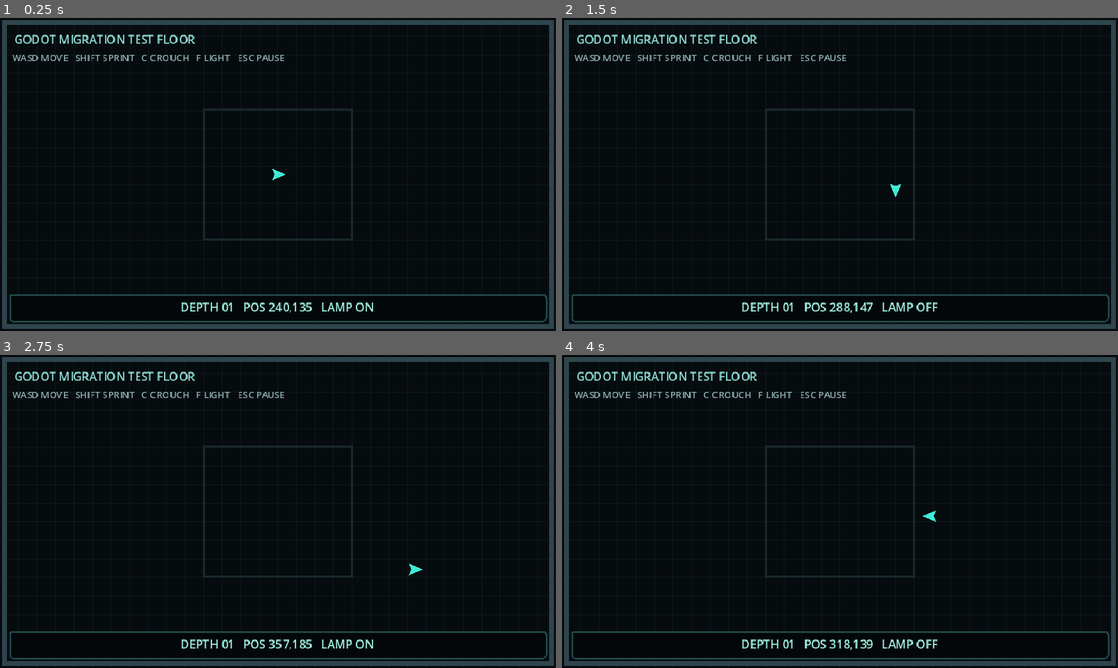
Above: before the commit, frames 1-4 (two rows, left to right).
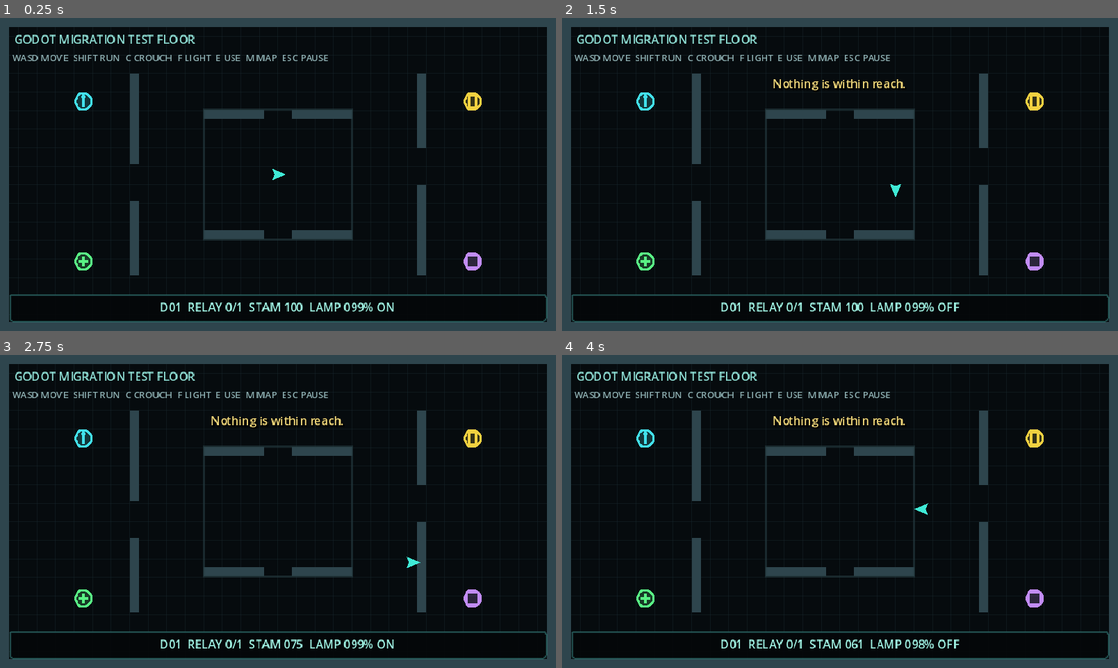
Above: after the commit, the same moments.

Repository: KyttuXD/LastRouteGodot
Game: Godot game, scene res://scenes/main.tscn
Same seed, same stepped clock (60 frames per second), same inputs: the game is played once before the commit and once after it.
Inputs:
- Up to frame 1 (0.25 s): no input
- Up to frame 2 (1.5 s): tap Enter at 0.5 s; hold D (move_right) 0.53-1.28 s; tap F (flashlight) at 0.6 s; tap E (interact) at 0.8, 1.35 s; hold S (move_down) from 1.28 s (still down)
- Up to frame 3 (2.75 s): tap Shift (sprint) at 1.55 s; release S (move_down) at 2.03 s; hold D (move_right) from 2.03 s (still down); hold Shift (sprint) from 2.03 s (still down); tap F (flashlight) at 2.3 s
- Up to frame 4 (4 s): release D (move_right) at 2.78 s; release Shift (sprint) at 2.78 s; hold W (move_up) 2.78-3.53 s; tap C (crouch) at 2.85 s; tap E (interact) at 3.05 s; hold A (move_left) from 3.53 s (still down); hold Shift (sprint) from 3.53 s (still down); tap F (flashlight) at 3.6 s

The runs differ from the first frame. In frame 1, 9.0% of the frame differs, in the area x 0-100%, y 0-100%; in frame 2, 9.3%; in frame 3, 9.3%; in frame 4, 9.4%.

Commit message:
Build first playable Last Route slice

Diff:
--- a/scenes/main.tscn
+++ b/scenes/main.tscn
@@ -1,8 +1,9 @@
-[gd_scene load_steps=6 format=3]
+[gd_scene load_steps=7 format=3]
 
 [ext_resource type="Script" path="res://src/main.gd" id="1_main"]
 [ext_resource type="Script" path="res://src/game/facility_preview.gd" id="2_facility"]
 [ext_resource type="Script" path="res://src/game/player_controller.gd" id="3_player"]
+[ext_resource type="Script" path="res://src/game/interactable.gd" id="4_interactable"]
 
 [sub_resource type="RectangleShape2D" id="RectangleShape2D_player"]
 size = Vector2(8, 8)
@@ -44,6 +45,33 @@
 [node name="CollisionShape2D" type="CollisionShape2D" parent="World/Player"]
 shape = SubResource("RectangleShape2D_player")
 
+[node name="Relay" type="Node2D" parent="World"]
+position = Vector2(72, 72)
+script = ExtResource("4_interactable")
+prompt_text = "RECOVER SIGNAL RELAY"
+accent_color = Color(0.26, 0.88, 0.92, 1)
+
+[node name="Battery" type="Node2D" parent="World"]
+position = Vector2(408, 72)
+script = ExtResource("4_interactable")
+kind = 1
+prompt_text = "COLLECT BATTERY"
+accent_color = Color(0.95, 0.82, 0.25, 1)
+
+[node name="SafeZone" type="Node2D" parent="World"]
+position = Vector2(72, 210)
+script = ExtResource("4_interactable")
+kind = 2
+prompt_text = "REST AT SAFE ZONE"
+accent_color = Color(0.35, 0.95, 0.52, 1)
+
+[node name="ServiceLift" type="Node2D" parent="World"]
+position = Vector2(408, 210)
+script = ExtResource("4_interactable")
+kind = 3
+prompt_text = "USE SERVICE LIFT"
+accent_color = Color(0.76, 0.55, 0.96, 1)
+
 [node name="HUD" type="CanvasLayer" parent="."]
 
 [node name="StatusPanel" type="PanelContainer" parent="HUD"]
@@ -69,7 +97,64 @@
 offset_bottom = 46.0
 theme_override_colors/font_color = Color(0.55, 0.68, 0.69, 1)
 theme_override_font_sizes/font_size = 8
-text = "WASD MOVE   SHIFT SPRINT   C CROUCH   F LIGHT   ESC PAUSE"
+text = "WASD MOVE  SHIFT RUN  C CROUCH  F LIGHT  E USE  M MAP  ESC PAUSE"
+
+[node name="InteractionLabel" type="Label" parent="HUD"]
+unique_name_in_owner = true
+offset_left = 90.0
+offset_top = 205.0
+offset_right = 390.0
+offset_bottom = 224.0
+theme_override_colors/font_color = Color(0.78, 0.96, 0.91, 1)
+theme_override_colors/font_shadow_color = Color(0, 0, 0, 1)
+theme_override_constants/shadow_offset_x = 1
+theme_override_constants/shadow_offset_y = 1
+theme_override_font_sizes/font_size = 10
+horizontal_alignment = 1
+
+[node name="MessageLabel" type="Label" parent="HUD"]
+unique_name_in_owner = true
+visible = false
+offset_left = 70.0
+offset_top = 49.0
+offset_right = 410.0
+offset_bottom = 69.0
+theme_override_colors/font_color = Color(0.95, 0.85, 0.48, 1)
+theme_override_colors/font_shadow_color = Color(0, 0, 0, 1)
+theme_override_constants/shadow_offset_x = 1
+theme_override_constants/shadow_offset_y = 1
+theme_override_font_sizes/font_size = 10
+horizontal_alignment = 1
+
+[node name="MapOverlay" type="ColorRect" parent="HUD"]
+unique_name_in_owner = true
+visible = false
+offset_left = 56.0
+offset_top = 48.0
+offset_right = 424.0
+offset_bottom = 222.0
+color = Color(0.02, 0.05, 0.065, 0.94)
+
+[node name="Title" type="Label" parent="HUD/MapOverlay"]
+layout_mode = 0
+offset_top = 10.0
+offset_right = 368.0
+offset_bottom = 29.0
+theme_override_colors/font_color = Color(0.55, 0.9, 0.85, 1)
+theme_override_font_sizes/font_size = 13
+text = "FACILITY MAP — MIGRATION SLICE"
+horizontal_alignment = 1
+
+[node name="Legend" type="Label" parent="HUD/MapOverlay"]
+layout_mode = 0
+offset_left = 26.0
+offset_top = 48.0
+offset_right = 342.0
+offset_bottom = 137.0
+theme_override_colors/font_color = Color(0.68, 0.78, 0.78, 1)
+theme_override_font_sizes/font_size = 10
+text = "CYAN      Signal relay\nYELLOW    Battery\nGREEN     Safe zone\nPURPLE    Service lift\n\nPress M to close"
+horizontal_alignment = 1
 
 [node name="PauseLabel" type="Label" parent="HUD"]
 unique_name_in_owner = true
--- a/src/autoload/game_state.gd
+++ b/src/autoload/game_state.gd
@@ -12,13 +12,21 @@
 var depth: int = 1
 var run_seed: int = 0
 var score: int = 0
+var relays_collected: int = 0
+var relay_target: int = 1
 
 
 func start_new_run(seed_value: int = 0) -> void:
 	run_seed = seed_value if seed_value != 0 else randi()
 	depth = 1
 	score = 0
+	start_floor()
+
+
+func start_floor() -> void:
+	relays_collected = 0
 
 
 func descend() -> void:
 	depth += 1
+	start_floor()
--- a/src/config/game_config.gd
+++ b/src/config/game_config.gd
@@ -12,3 +12,16 @@
 const PLAYER_CROUCH_SPEED := 36.0
 
 const PLAYER_BOUNDS := Rect2(8.0, 8.0, 464.0, 254.0)
+
+const MAX_STAMINA := 100.0
+const STAMINA_SPRINT_DRAIN := 32.0
+const STAMINA_RECOVERY := 21.0
+const STAMINA_RECOVERY_DELAY := 0.65
+const STAMINA_EXHAUSTED_RECOVERY := 25.0
+
+const MAX_LAMP_CHARGE := 100.0
+const LAMP_IDLE_DRAIN := 0.8
+const LAMP_SPRINT_DRAIN := 0.35
+const BATTERY_RECHARGE := 25.0
+
+const INTERACTION_RANGE := 26.0
--- a/src/game/facility_preview.gd
+++ b/src/game/facility_preview.gd
@@ -5,6 +5,26 @@
 
 const GRID_COLOR := Color(0.10, 0.16, 0.19, 0.42)
 const WALL_COLOR := Color(0.18, 0.27, 0.30, 1.0)
+
+const WALLS: Array[Rect2] = [
+	Rect2(0, 0, 480, 8),
+	Rect2(0, 262, 480, 8),
+	Rect2(0, 0, 8, 270),
+	Rect2(472, 0, 8, 270),
+	Rect2(112, 48, 8, 78),
+	Rect2(112, 158, 8, 64),
+	Rect2(360, 48, 8, 64),
+	Rect2(360, 144, 8, 78),
+	Rect2(176, 79, 52, 8),
+	Rect2(252, 79, 52, 8),
+	Rect2(176, 183, 52, 8),
+	Rect2(252, 183, 52, 8),
+]
+
+
+func _ready() -> void:
+	for wall_rect in WALLS:
+		_create_wall_collision(wall_rect)
 
 
 func _draw() -> void:
@@ -15,7 +35,19 @@
 	for y in range(0, GameConfig.INTERNAL_SIZE.y + 1, GameConfig.TILE_SIZE):
 		draw_line(Vector2(0, y), Vector2(GameConfig.INTERNAL_SIZE.x, y), GRID_COLOR)
 
-	var bounds := Rect2(4, 4, GameConfig.INTERNAL_SIZE.x - 8, GameConfig.INTERNAL_SIZE.y - 8)
-	draw_rect(bounds, WALL_COLOR, false, 4.0)
+	for wall_rect in WALLS:
+		draw_rect(wall_rect, WALL_COLOR)
+
 	draw_rect(Rect2(176, 79, 128, 112), Color(0.15, 0.24, 0.26, 0.55), false, 2.0)
 	draw_string(ThemeDB.fallback_font, Vector2(12, 22), "GODOT MIGRATION TEST FLOOR", HORIZONTAL_ALIGNMENT_LEFT, -1, 10, Color(0.55, 0.86, 0.82))
+
+
+func _create_wall_collision(wall_rect: Rect2) -> void:
+	var body := StaticBody2D.new()
+	var collision := CollisionShape2D.new()
+	var shape := RectangleShape2D.new()
+	shape.size = wall_rect.size
+	collision.shape = shape
+	body.position = wall_rect.get_center()
+	body.add_child(collision)
+	add_child(body)
--- /dev/null
+++ b/src/game/interactable.gd
@@ -0,0 +1,79 @@
+class_name RouteInteractable
+extends Node2D
+
+enum Kind {
+	RELAY,
+	BATTERY,
+	SAFE_ZONE,
+	LIFT,
+}
+
+@export var kind: Kind = Kind.RELAY
+@export var prompt_text := "INTERACT"
+@export var accent_color := Color(0.35, 0.9, 0.8)
+
+var completed := false
+
+
+func _ready() -> void:
+	add_to_group("interactable")
+	queue_redraw()
+
+
+func get_prompt() -> String:
+	if completed:
+		return ""
+	if kind == Kind.LIFT and GameState.relays_collected < GameState.relay_target:
+		return "%s — NEED %d RELAY" % [prompt_text, GameState.relay_target]
+	return prompt_text
+
+
+func activate(player: PlayerController) -> String:
+	if completed:
+		return "Already collected."
+
+	match kind:
+		Kind.RELAY:
+			completed = true
+			GameState.relays_collected += 1
+			GameState.score += 100
+			queue_redraw()
+			return "Signal relay recovered."
+		Kind.BATTERY:
+			completed = true
+			player.restore_lamp(GameConfig.BATTERY_RECHARGE)
+			queue_redraw()
+			return "Battery recovered: +%d%% lamp." % int(GameConfig.BATTERY_RECHARGE)
+		Kind.SAFE_ZONE:
+			player.restore_at_safe_zone()
+			return "Safe zone: lamp and stamina restored."
+		Kind.LIFT:
+			if GameState.relays_collected < GameState.relay_target:
+				return "The service lift has no route signal."
+			GameState.descend()
+			return "Descending to depth %d..." % GameState.depth
+
+	return "Nothing happens."
+
+
+func reset_for_floor() -> void:
+	completed = false
+	queue_redraw()
+
+
+func _draw() -> void:
+	var color := accent_color.darkened(0.72) if completed else accent_color
+	draw_circle(Vector2.ZERO, 7.0, Color(color.r, color.g, color.b, 0.2))
+	draw_arc(Vector2.ZERO, 7.0, 0.0, TAU, 24, color, 2.0)
+
+	match kind:
+		Kind.RELAY:
+			draw_line(Vector2(0, -5), Vector2(0, 5), color, 2.0)
+			draw_circle(Vector2(0, -4), 2.0, color)
+		Kind.BATTERY:
+			draw_rect(Rect2(-3, -5, 6, 10), color, false, 2.0)
+		Kind.SAFE_ZONE:
+			draw_line(Vector2(-4, 0), Vector2(4, 0), color, 2.0)
+			draw_line(Vector2(0, -4), Vector2(0, 4), color, 2.0)
+		Kind.LIFT:
+			draw_rect(Rect2(-5, -5, 10, 10), color, false, 2.0)
--- a/src/game/player_controller.gd
+++ b/src/game/player_controller.gd
@@ -2,25 +2,37 @@
 extends CharacterBody2D
 
 signal flashlight_changed(enabled: bool)
+signal interaction_message(message: String)
 
 @onready var body_visual: Polygon2D = $BodyVisual
 @onready var flashlight_visual: Polygon2D = $FlashlightVisual
 
 var flashlight_enabled := true
+var stamina := GameConfig.MAX_STAMINA
+var lamp_charge := GameConfig.MAX_LAMP_CHARGE
+var exhausted := false
+var stamina_recovery_delay := 0.0
 
 
 func _ready() -> void:
 	flashlight_visual.visible = flashlight_enabled
 
 
-func _physics_process(_delta: float) -> void:
+func _physics_process(delta: float) -> void:
 	var input_vector := Input.get_vector("move_left", "move_right", "move_up", "move_down")
 	var movement_speed := GameConfig.PLAYER_WALK_SPEED
+	var is_moving := input_vector.length_squared() > 0.0
+	var wants_to_sprint := Input.is_action_pressed("sprint") and is_moving and not exhausted
+	var is_sprinting := false
 
 	if Input.is_action_pressed("crouch"):
 		movement_speed = GameConfig.PLAYER_CROUCH_SPEED
-	elif Input.is_action_pressed("sprint"):
+	elif wants_to_sprint and stamina > 0.0:
 		movement_speed = GameConfig.PLAYER_SPRINT_SPEED
+		is_sprinting = true
+
+	_update_stamina(delta, is_sprinting)
+	_update_lamp(delta, is_sprinting)
 
 	velocity = input_vector * movement_speed
 	move_and_slide()
@@ -30,6 +42,78 @@
 		rotation = input_vector.angle()
 
 	if Input.is_action_just_pressed("flashlight"):
-		flashlight_enabled = not flashlight_enabled
-		flashlight_visual.visible = flashlight_enabled
-		flashlight_changed.emit(flashlight_enabled)
+		_set_flashlight(not flashlight_enabled)
+
+	if Input.is_action_just_pressed("interact"):
+		_try_interact()
+
+
+func _update_stamina(delta: float, is_sprinting: bool) -> void:
+	if is_sprinting:
+		stamina = maxf(0.0, stamina - GameConfig.STAMINA_SPRINT_DRAIN * delta)
+		stamina_recovery_delay = GameConfig.STAMINA_RECOVERY_DELAY
+		if stamina <= 0.0:
+			exhausted = true
+		return
+
+	stamina_recovery_delay = maxf(0.0, stamina_recovery_delay - delta)
+	if stamina_recovery_delay <= 0.0:
+		stamina = minf(GameConfig.MAX_STAMINA, stamina + GameConfig.STAMINA_RECOVERY * delta)
+	if exhausted and stamina >= GameConfig.STAMINA_EXHAUSTED_RECOVERY:
+		exhausted = false
+
+
+func _update_lamp(delta: float, is_sprinting: bool) -> void:
+	if not flashlight_enabled:
+		return
+	var drain := GameConfig.LAMP_IDLE_DRAIN
+	if is_sprinting:
+		drain += GameConfig.LAMP_SPRINT_DRAIN
+	lamp_charge = maxf(0.0, lamp_charge - drain * delta)
+	if lamp_charge <= 0.0:
+		_set_flashlight(false)
+
+
+func _set_flashlight(enabled: bool) -> void:
+	flashlight_enabled = enabled and lamp_charge > 0.0
+	flashlight_visual.visible = flashlight_enabled
+	flashlight_changed.emit(flashlight_enabled)
+
+
+func restore_lamp(amount: float) -> void:
+	lamp_charge = minf(GameConfig.MAX_LAMP_CHARGE, lamp_charge + amount)
+
+
+func restore_at_safe_zone() -> void:
+	stamina = GameConfig.MAX_STAMINA
+	lamp_charge = GameConfig.MAX_LAMP_CHARGE
+	exhausted = false
+
+
+func get_interaction_prompt() -> String:
+	var target := _nearest_interactable()
+	if target == null:
+		return ""
+	var prompt: String = target.get_prompt()
+	return "[E] %s" % prompt if not prompt.is_empty() else ""
+
+
+func _try_interact() -> void:
+	var target := _nearest_interactable()
+	if target == null:
+		interaction_message.emit("Nothing is within reach.")
+		return
+	interaction_message.emit(target.activate(self))
+
+
+func _nearest_interactable() -> RouteInteractable:
+	var nearest: RouteInteractable = null
+	var nearest_distance := GameConfig.INTERACTION_RANGE
+	for candidate in get_tree().get_nodes_in_group("interactable"):
+		if not candidate is RouteInteractable:
+			continue
+		var distance := global_position.distance_to(candidate.global_position)
+		if distance <= nearest_distance and not candidate.get_prompt().is_empty():
+			nearest = candidate
+			nearest_distance = distance
+	return nearest
--- a/src/main.gd
+++ b/src/main.gd
@@ -3,12 +3,20 @@
 @onready var player: PlayerController = %Player
 @onready var status_label: Label = %StatusLabel
 @onready var pause_label: Label = %PauseLabel
+@onready var interaction_label: Label = %InteractionLabel
+@onready var message_label: Label = %MessageLabel
+@onready var map_overlay: Control = %MapOverlay
+
+var observed_depth := 1
+var message_time_left := 0.0
 
 
 func _ready() -> void:
 	process_mode = Node.PROCESS_MODE_ALWAYS
 	GameState.start_new_run()
+	observed_depth = GameState.depth
 	player.flashlight_changed.connect(_on_flashlight_changed)
+	player.interaction_message.connect(_on_interaction_message)
 	_update_status()
 
 
@@ -16,18 +24,43 @@
 	if Input.is_action_just_pressed("pause"):
 		get_tree().paused = not get_tree().paused
 		pause_label.visible = get_tree().paused
+	if Input.is_action_just_pressed("toggle_map"):
+		map_overlay.visible = not map_overlay.visible
+
+	if GameState.depth != observed_depth:
+		observed_depth = GameState.depth
+		_reset_floor_objects()
+
+	message_time_left = maxf(0.0, message_time_left - _delta)
+	message_label.visible = message_time_left > 0.0
+	interaction_label.text = player.get_interaction_prompt()
 
 	_update_status()
 
 
 func _update_status() -> void:
-	status_label.text = "DEPTH %02d   POS %03d,%03d   LAMP %s" % [
+	status_label.text = "D%02d  RELAY %d/%d  STAM %03d  LAMP %03d%% %s" % [
 		GameState.depth,
-		int(player.position.x),
-		int(player.position.y),
+		GameState.relays_collected,
+		GameState.relay_target,
+		int(player.stamina),
+		int(player.lamp_charge),
 		"ON" if player.flashlight_enabled else "OFF",
 	]
 
 
 func _on_flashlight_changed(_enabled: bool) -> void:
 	_update_status()
+
+
+func _on_interaction_message(message: String) -> void:
+	message_label.text = message
+	message_label.visible = true
+	message_time_left = 2.8
+
+
+func _reset_floor_objects() -> void:
+	for candidate in get_tree().get_nodes_in_group("interactable"):
+		if candidate is RouteInteractable:
+			candidate.reset_for_floor()
+	player.position = Vector2(240, 135)
Not shown, changed: MIGRATION.md
